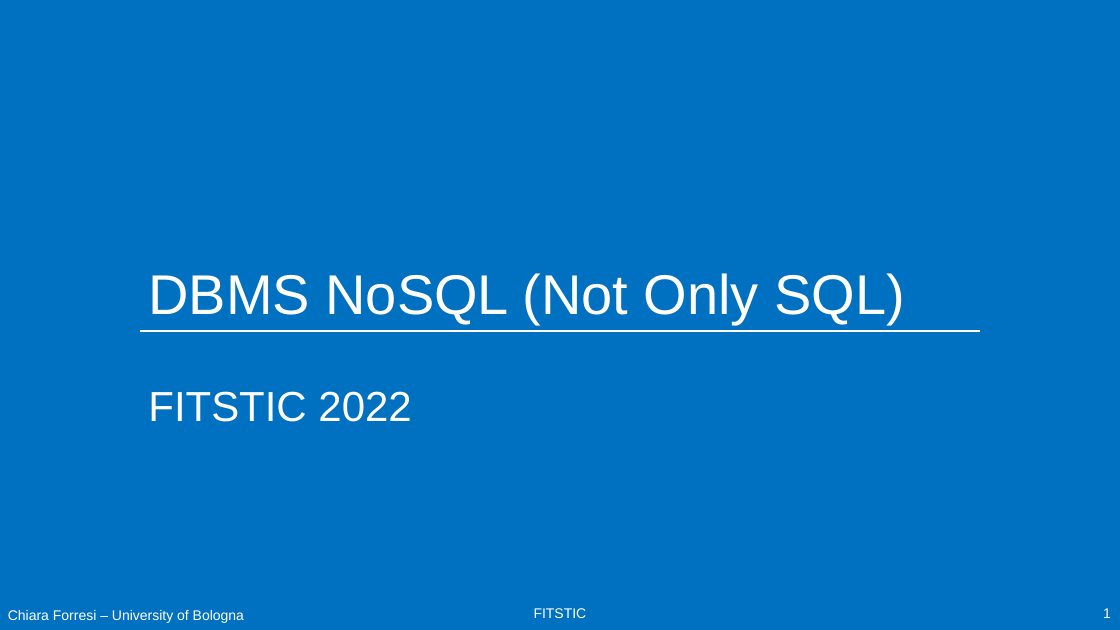
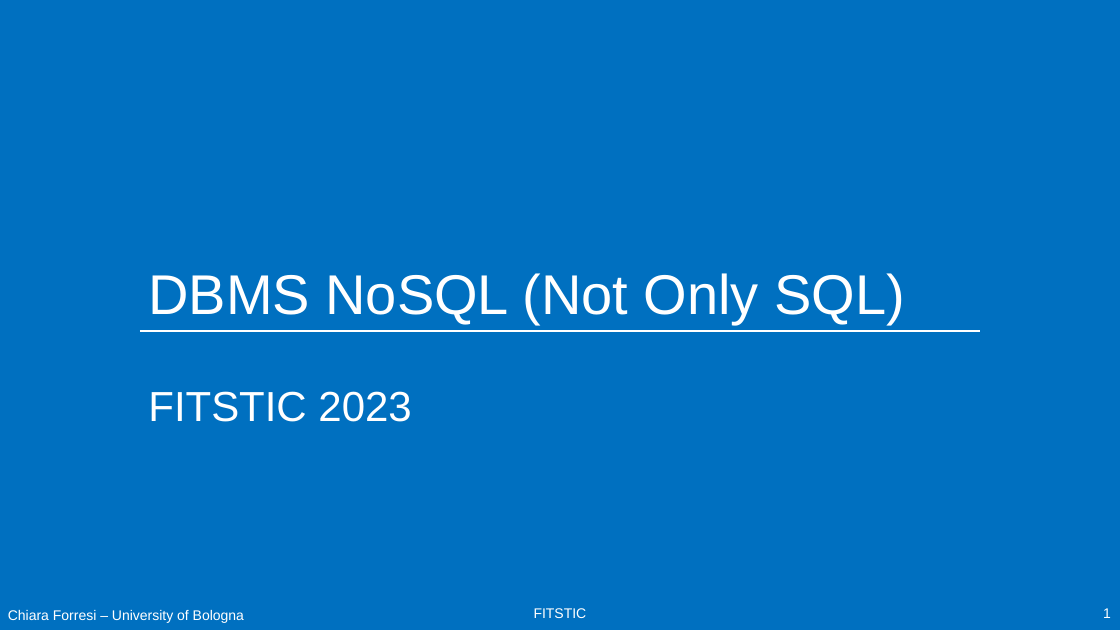
Before and after one commit to w4bo/teaching-nosql, a slide deck: slide 1 of slides/01 - T1 - I database NoSQL.pptx. Drawn at 1120x630 pixels with LibreOffice and Linux fonts; fonts in the diff are those of the drawing. Boxes give left, top, right and bottom in pixels: in the first picture for what was removed or moved away, otherwise in the second. Text is boxed around its words. In the diff, an @@ line names an element or a change of style, - is before the commit and + after.

Commit message:
Update 01 - T1 - I database NoSQL.pptx
update slides

```diff
--- a/slides/01 - T1 - I database NoSQL.pptx
+++ b/slides/01 - T1 - I database NoSQL.pptx
@@ subtitle at [148, 391, 411, 422]: text changed @@
-FITSTIC 2022
+FITSTIC 2023
```
